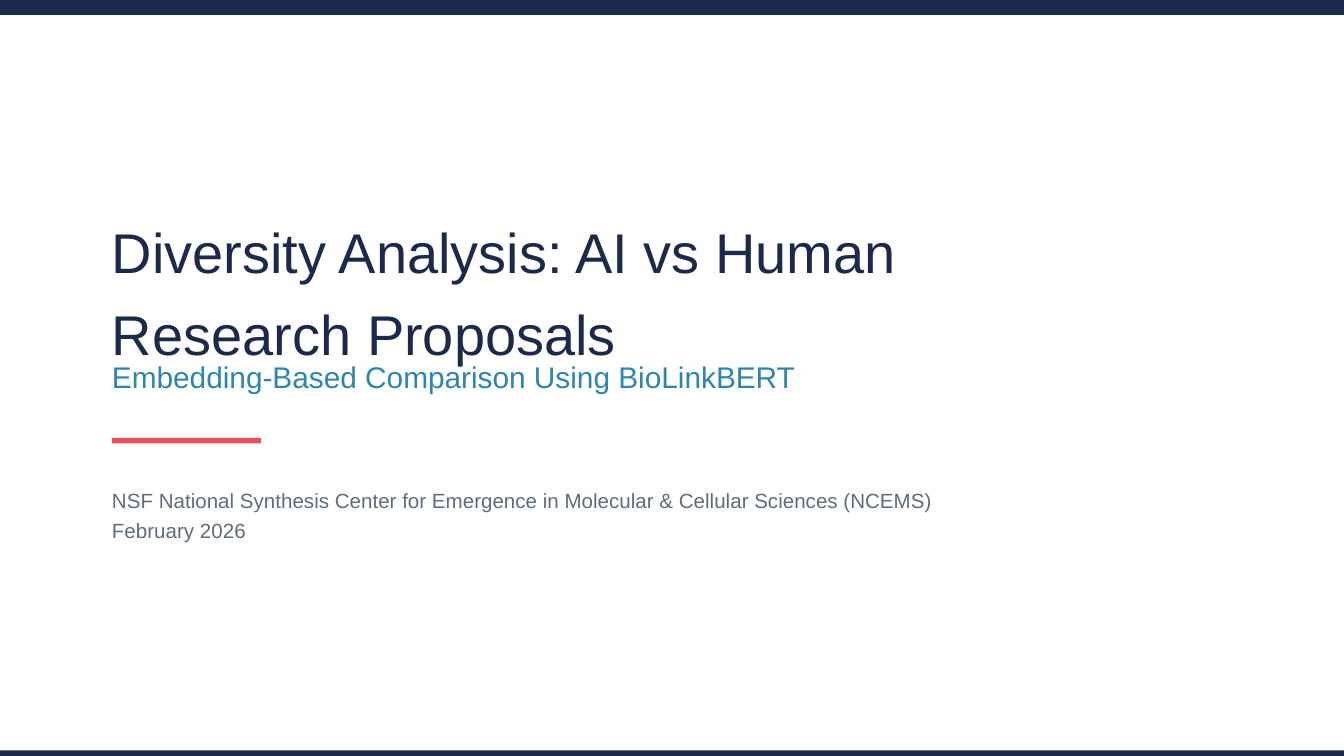
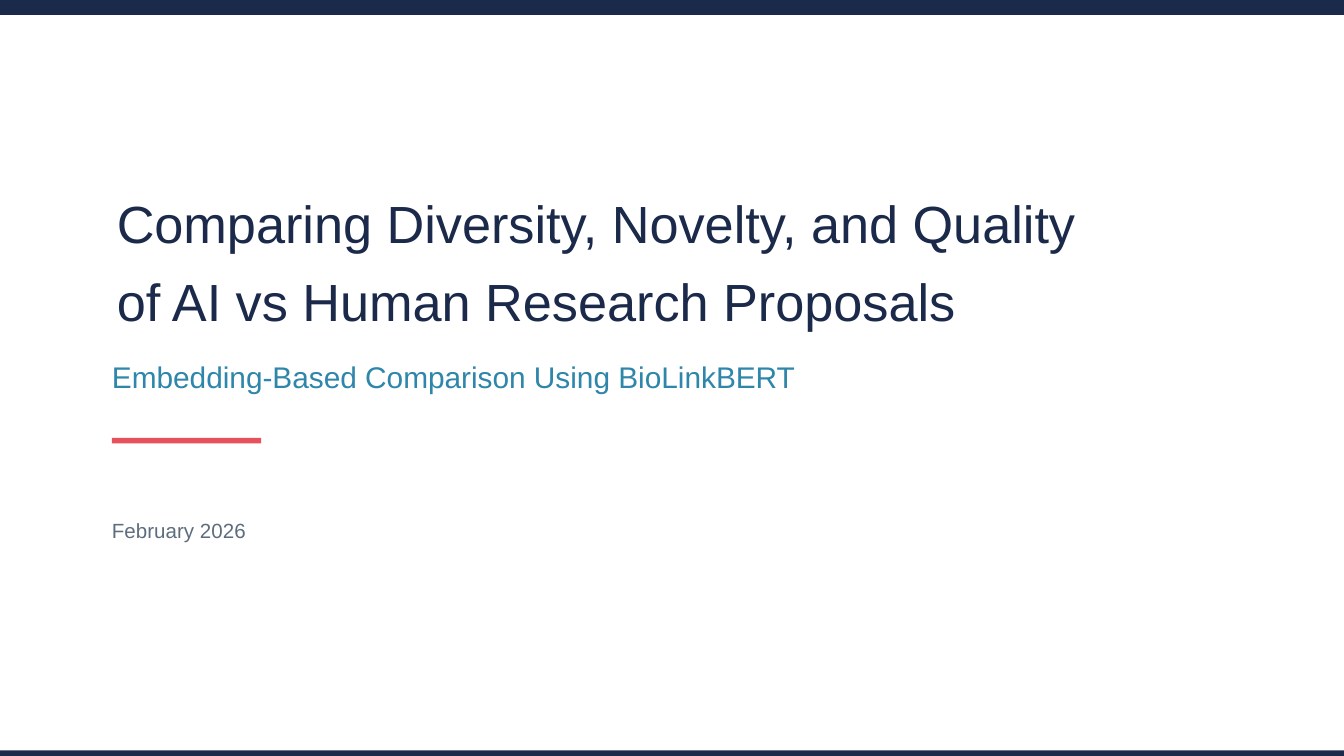
Before and after one commit to eveyhuang/human-AI-proposal, a slide deck: slide 1 of results/diversity_analysis_presentation_baseline.pptx. Drawn at 1344x756 pixels with LibreOffice and Linux fonts; fonts in the diff are those of the drawing. Boxes give left, top, right and bottom in pixels: in the first picture for what was removed or moved away, otherwise in the second. Text is boxed around its words. In the diff, an @@ line names an element or a change of style, - is before the commit and + after.

```diff
--- a/results/diversity_analysis_presentation_baseline.pptx
+++ b/results/diversity_analysis_presentation_baseline.pptx
@@ text at box(117, 205, 1075, 331): text changed; size 30 to 28 pt @@
-Diversity Analysis: AI vs Human
-Research Proposals
+Comparing Diversity, Novelty, and Quality
+of AI vs Human Research Proposals
@@ text removed at box(112, 493, 931, 513) @@
-NSF National Synthesis Center for Emergence in Molecular & Cellular Sciences (NCEMS)
```
Also in this commit, not shown: 14 other slides changed, 4 slides added, 15 other files.
